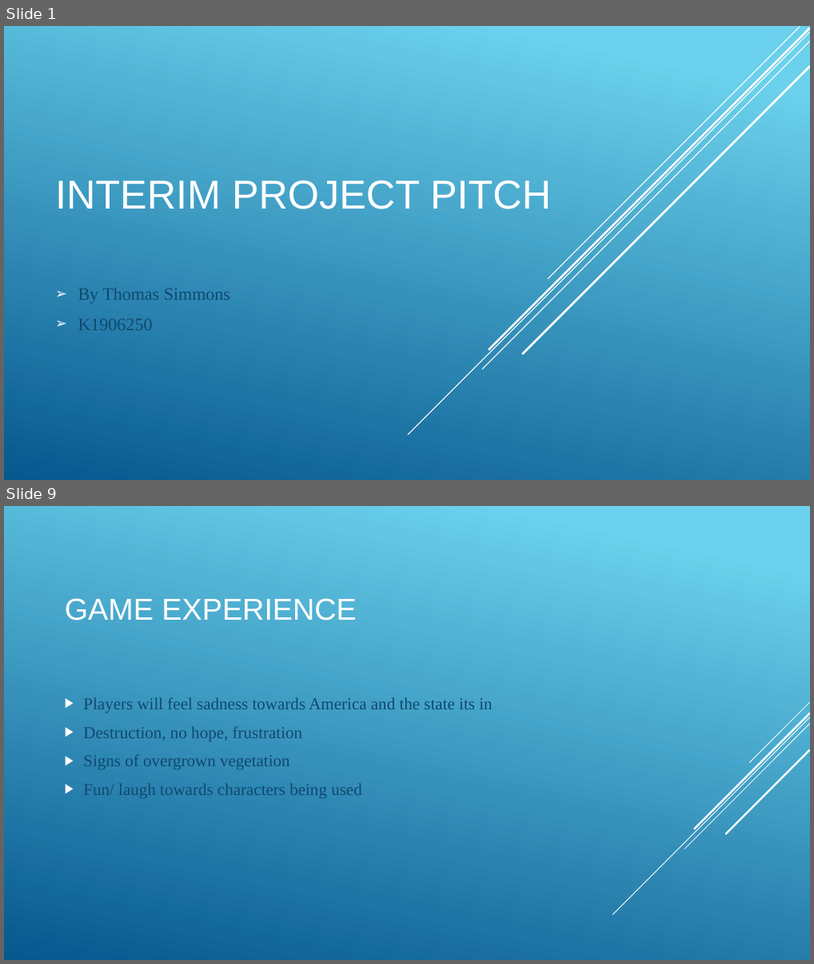
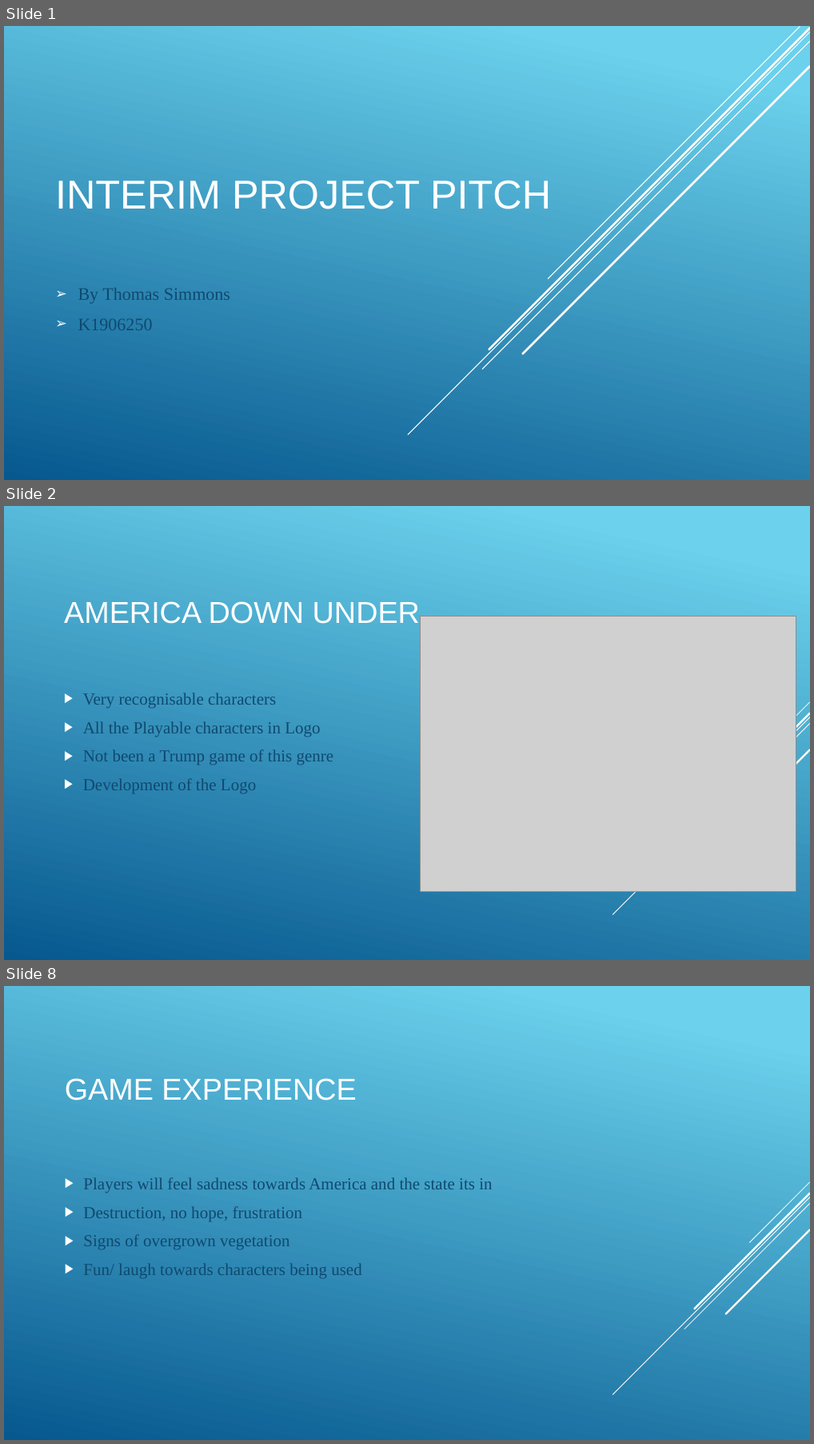
Before and after one commit to ThomasWSimmons/Masters_Uni, a slide deck: Game Design (Dissertation)/Interum Project Presentation/Final Interim Project Pitch (America Down Under).pptx. Shown one above the other, each under a label of ours: slides 1 and 9 before the commit, slides 1, 2 and 8 after it; the slides between them are not shown. The pictures are 814x964 and 814x1444 pixels, drawn with LibreOffice and Linux fonts; fonts in the diff are those of the drawing; grey boxes stand for pictures. Boxes give left, top, right and bottom in pixels: in the first picture for what was removed or moved away, otherwise in the second. Text is boxed around its words. In the diff, an @@ line names an element or a change of style, - is before the commit and + after.

```diff
--- a/Game Design (Dissertation)/Interum Project Presentation/Final Interim Project Pitch (America Down Under).pptx
+++ b/Game Design (Dissertation)/Interum Project Presentation/Final Interim Project Pitch (America Down Under).pptx
@@ slide 2 added at (x1=4, y1=506, x2=810, y2=960), background gradient #6ED2EB to #06588E; not listed: 5 template elements that a slide beside it also shows @@
@@ title added at (x1=64, y1=601, x2=420, y2=624), 36 pt, text #FFFFFF @@
+AMERICA DOWN UNDER
@@ picture added at (x1=421, y1=616, x2=797, y2=892) @@
@@ text added at (x1=83, y1=692, x2=334, y2=793), 20 pt, text #0F496F @@
+▶ Very recognisable characters
+▶ All the Playable characters in Logo
+▶ Not been a Trump game of this genre
+▶ Development of the Logo
@@ what was slide 9 is now slide 8 @@
```
Also in this commit, not shown: 5 slides changed, 4 other slides added, 2 slides removed, 52 other files.
